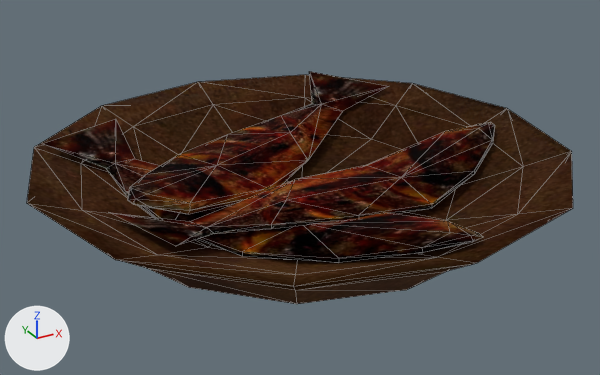
The glTF model assets/models/ITFO_FRIEDFISHSKINS.glb, before and after one commit.
One viewpoint serves both versions: a camera (50 mm lens) standing at (-0.249, -0.451, 0.249) and looking at (-0.002, -0.002, 0.025). Arrows for +X, +Y and +Z are at lower left; the lights stay in place. Mesh edges are drawn as thin lines. Vertices at the same position are counted once.
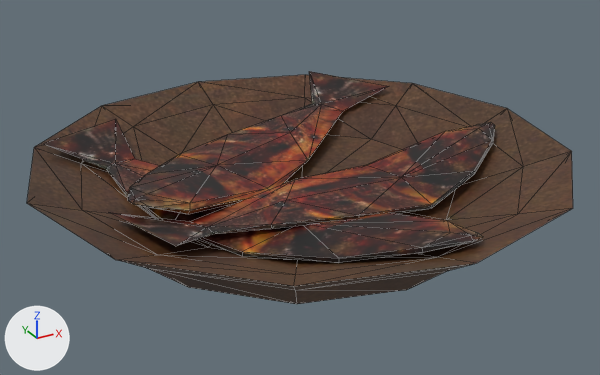
Boxes (x1, y1, x2, y2) around the edits, measured in the pictures (600 x 375 px):
```json
{"object": "Mesh", "change": "surface changed", "before": [27, 71, 573, 304], "after": [27, 71, 573, 304]}
```

Edits to the scene script, one JSON object a line:
```json
{"op": "add", "block": "img_nw_seq_obj_rum_01_1", "code": ["img_nw_seq_obj_rum_01_1 = load_image('NW_Seq_Obj_Rum_01', '_unpacked/NW_Seq_Obj_Rum_01', 256, 256, 'sRGB')"]}
{"op": "set", "path": "mat_nw_seq_obj_rum_01.metallic", "old": "1.0", "new": "0.0"}
{"op": "set", "path": "mat_nw_seq_obj_rum_01.roughness", "old": "1.0", "new": "0.5"}
{"op": "set", "path": "mat_nw_seq_obj_rum_01.texture", "old": "img_nw_seq_obj_rum_01", "new": "img_nw_seq_obj_rum_01_1"}
{"op": "set", "path": "mat_km_food.metallic", "old": "1.0", "new": "0.0"}
{"op": "set", "path": "mat_km_food.roughness", "old": "1.0", "new": "0.5"}
{"block": "me_mesh", "where": "me_mesh.from_pydata(...)  # 163 vertices, 310 faces; spans x -0.178..0.178, y -0.178..0.178, z 0.008..0.056"}
{"block": "me_mesh", "where": "# used by ob_mesh; location = (0.0, 0.0, 0.0)"}
{"block": "me_mesh", "change": "me_mesh part 1: the surface is now shaded flat"}
```
